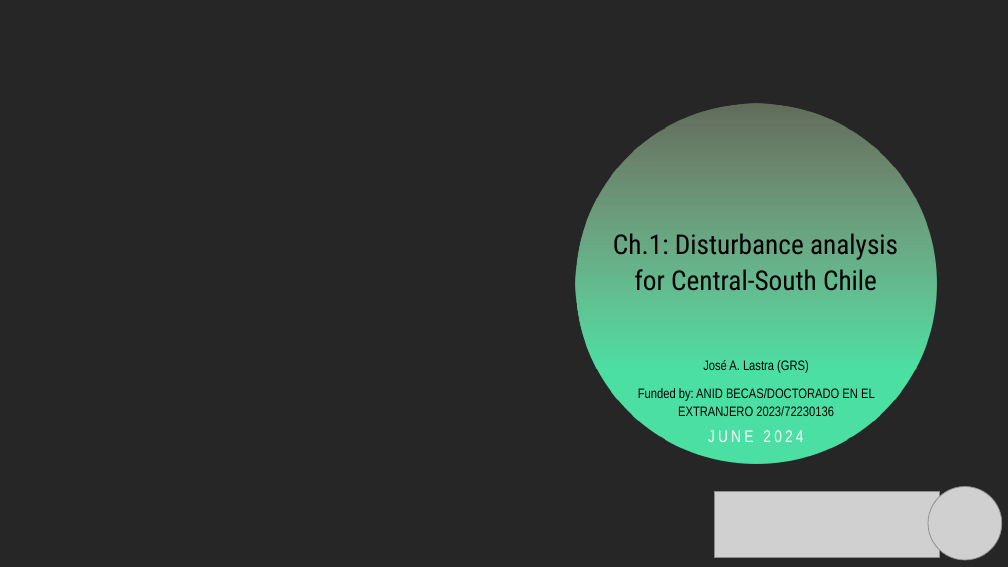
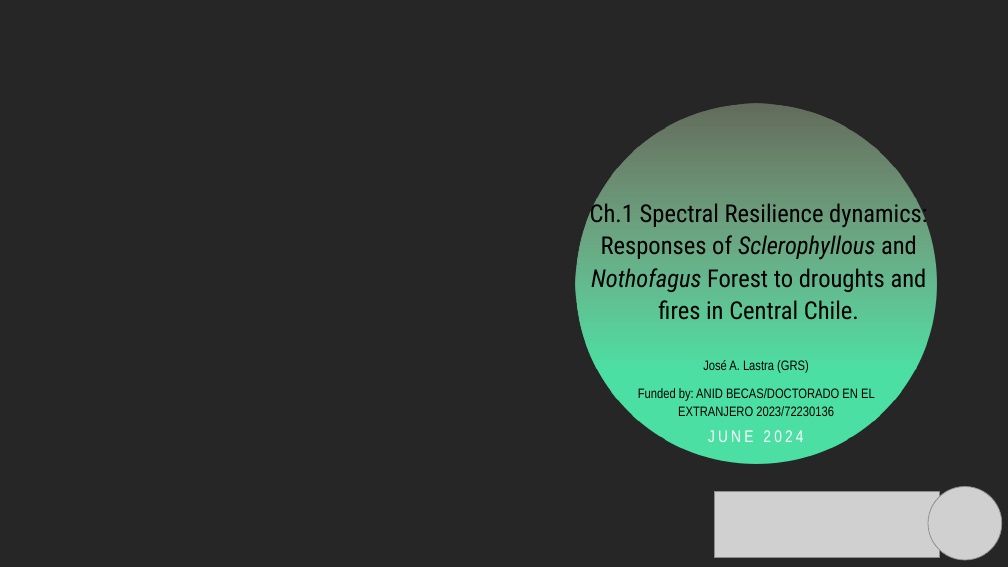
Before and after one commit to JoseLastra/mte_disturbances, a slide deck: slide 1 of ppt_graphics/01_dist_Chp1_JoseLastra_general_progress_20241003.pptx. Drawn at 1008x567 pixels with LibreOffice and Linux fonts; fonts in the diff are those of the drawing; grey boxes stand for pictures; background and template pictures are left out. Boxes give left, top, right and bottom in pixels: in the first picture for what was removed or moved away, otherwise in the second. Text is boxed around its words. In the diff, an @@ line names an element or a change of style, - is before the commit and + after.

```diff
--- a/ppt_graphics/01_dist_Chp1_JoseLastra_general_progress_20241003.pptx
+++ b/ppt_graphics/01_dist_Chp1_JoseLastra_general_progress_20241003.pptx
@@ title at box(590, 200, 927, 319): text changed; size 26 to 23.4 pt @@
-Ch.1: Disturbance analysis for Central-South Chile
+Ch.1 Spectral Resilience dynamics: Responses of Sclerophyllous and Nothofagus Forest to droughts and fires in Central Chile.
```
Also in this commit, not shown: 1 other slide changed, 1 slide added, 3 other files.
